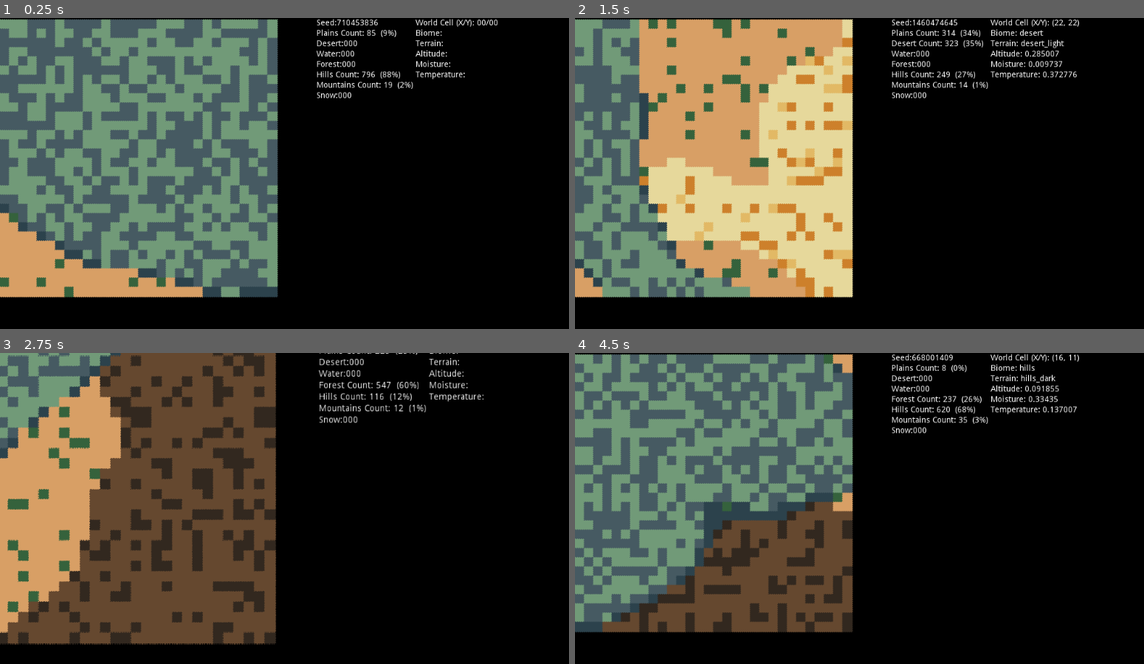
Above: before the commit, frames 1-4 (two rows, left to right).
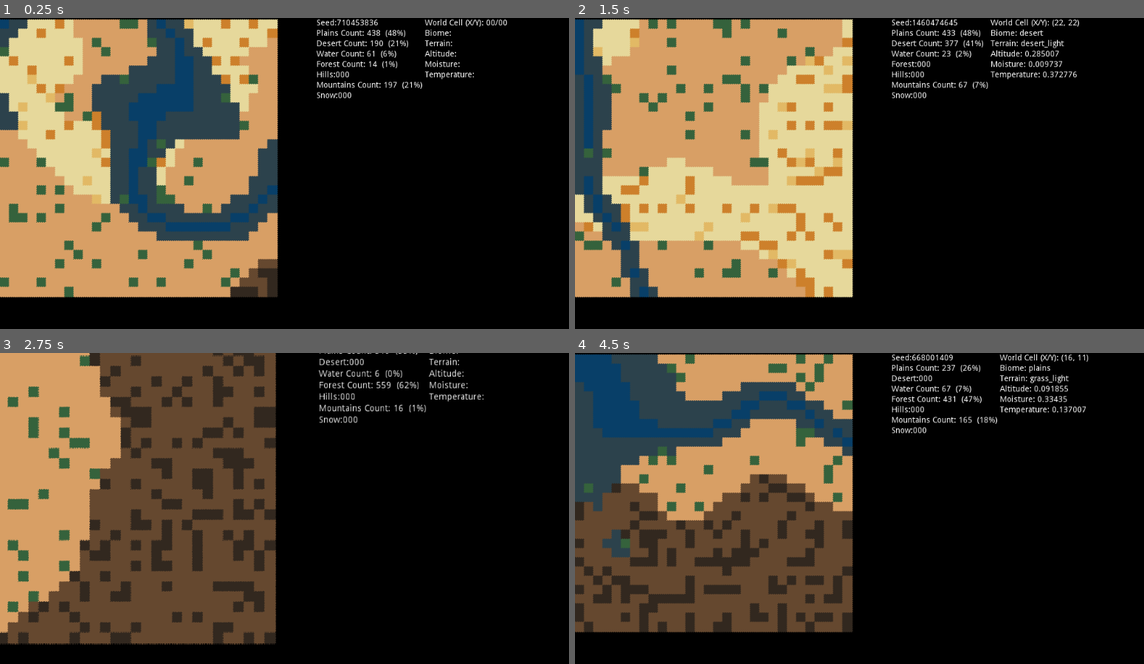
Above: after the commit, the same moments.

Repository: devonps/simple-terrain-gen
Game: Godot game, scene res://WorldGenerator.tscn
Same seed, same stepped clock (60 frames per second), same inputs: the game is played once before the commit and once after it.
Inputs (mouse positions are in pixels of both pictures, inside the frame that each line leads up to):
- Up to frame 1 (0.25 s): no input
- Up to frame 2 (1.5 s): tap Enter (ui_accept) at 0.5, 0.77, 1.25 s; move the mouse to (1001, 173) at 0.52 s; hold Mouse wheel up (zoom_in) 0.53-1.25 s; click (1001, 173) at 0.67 s; drag from (751, 207) to (842, 260) at 1.27 s
- Up to frame 3 (2.75 s): tap Enter (ui_accept) at 2 s; move the mouse to (352, 449) at 2.02 s; hold Mouse wheel up (zoom_in) from 2.03 s (still down); click (352, 449) at 2.17 s
- Up to frame 4 (4.5 s): release Mouse wheel up (zoom_in) at 2.75 s; tap Enter (ui_accept) at 2.75, 3.5, 3.77, 4.25 s; drag from (842, 595) to (694, 474) at 2.77 s; move the mouse to (1047, 576) at 3.52 s; hold Mouse wheel up (zoom_in) 3.53-4.25 s; click (1047, 576) at 3.67 s; drag from (694, 474) to (779, 440) at 4.27 s

The runs differ from the first frame. In frame 1, 41% of the frame differs, in the area x 0-90%, y 0-91%; in frame 2, 13%; in frame 3, 3.8%; in frame 4, 33%.

Commit message:
Water biome added

Diff:
--- a/WorldGenerator.gd
+++ b/WorldGenerator.gd
@@ -102,17 +102,18 @@
 var biome_hills_end:float
 var biome_mountains_start:float
 var biome_mountains_end:float
+var biome_water_start:float
+var biome_water_end:float
 
 var altitudePlans = {
-	1: {"ps":0.00, "pe":0.80, "hs":0.81, "he":0.90, "ms":0.91, "me":1.0},
-	2: {"ps":0.00, "pe":0.30, "hs":0.31, "he":0.75, "ms":0.76, "me":1.0},
-	3: {"ps":0.16, "pe":0.70, "hs":0.0, "he":0.15, "ms":0.71, "me":1.0}
+	1: {"ws":0.00, "we":0.01, "ps":0.04, "pe":0.80, "hs":0.81, "he":0.90, "ms":0.91, "me":1.0},
+	2: {"ws":0.00, "we":0.09, "ps":0.10, "pe":0.30, "hs":0.31, "he":0.75, "ms":0.76, "me":1.0},
+	3: {"ws":0.00, "we":0.09, "ps":0.16, "pe":0.70, "hs":0.10, "he":0.15, "ms":0.71, "me":1.0}
 	}
 
-var biomePlan = 3
+var biomePlan = 1
 
 func generate_map(per, oct):
-	randomize()
 	openSimplexNoise.seed = randi()
 	openSimplexNoise.period = per
 	openSimplexNoise.octaves = oct
@@ -188,8 +189,11 @@
 			var alt = altitude[pos]
 			var temp = temperature[pos]
 			var moist = moisture[pos]
-			# ground terrain comes first
-			if between(alt, biome_plains_start, biome_plains_end):
+			# do we need a body of water
+			if between(alt, biome_water_start, biome_water_end):
+				add_water_biome(pos, moist, temp, alt)
+			# ground terrain comes next
+			elif between(alt, biome_plains_start, biome_plains_end):
 				add_ground_biome(pos, moist, temp, alt)
 			elif between(alt, biome_hills_start, biome_hills_end):
 				add_hills_biome(pos, moist, temp, alt)
@@ -223,6 +227,14 @@
 		snowlabel.visible = true
 		snowlabel.text = format_coverage_string("Snow", snow_tile_count)
 
+
+func add_water_biome(pos, moist:float, temp:float, alt:float):
+	var terrain_id = random_tile("water")
+	var terrain_name = get_terrain_name_from_biome(terrain_id)
+	tilemap.set_cellv(pos, terrain_id)
+	biome[pos] = {"biome":"water", "terrain": terrain_name, "moist": moist, "temp": temp, "alt": alt}
+	updateBiomeCount("water")
+	water_tile_count += 1
 
 func add_ground_biome(pos, moist:float, temp:float, alt:float):
 	#desert
@@ -249,14 +261,6 @@
 		biome[pos] = {"biome":"forest", "terrain": terrain_name, "moist": moist, "temp": temp, "alt": alt}
 		updateBiomeCount("forest")
 		forest_tile_count += 1
-	#lake/body of water
-	elif between(moist, 0.85, 1.0):
-		var terrain_id = random_tile("water")
-		var terrain_name = get_terrain_name_from_biome(terrain_id)
-		tilemap.set_cellv(pos, terrain_id)
-		biome[pos] = {"biome":"water", "terrain": terrain_name, "moist": moist, "temp": temp, "alt": alt}
-		updateBiomeCount("water")
-		water_tile_count += 1
 
 
 func add_hills_biome(pos, moist, temp, alt):
@@ -284,6 +288,8 @@
 	biome_hills_end = altitudePlans[plan_id]["he"]
 	biome_mountains_start = altitudePlans[plan_id]["ms"]
 	biome_mountains_end = altitudePlans[plan_id]["me"]
+	biome_water_start = altitudePlans[plan_id]["ws"]
+	biome_water_end = altitudePlans[plan_id]["we"]
 
 
 func get_terrain_name_from_biome(terrain_id):
